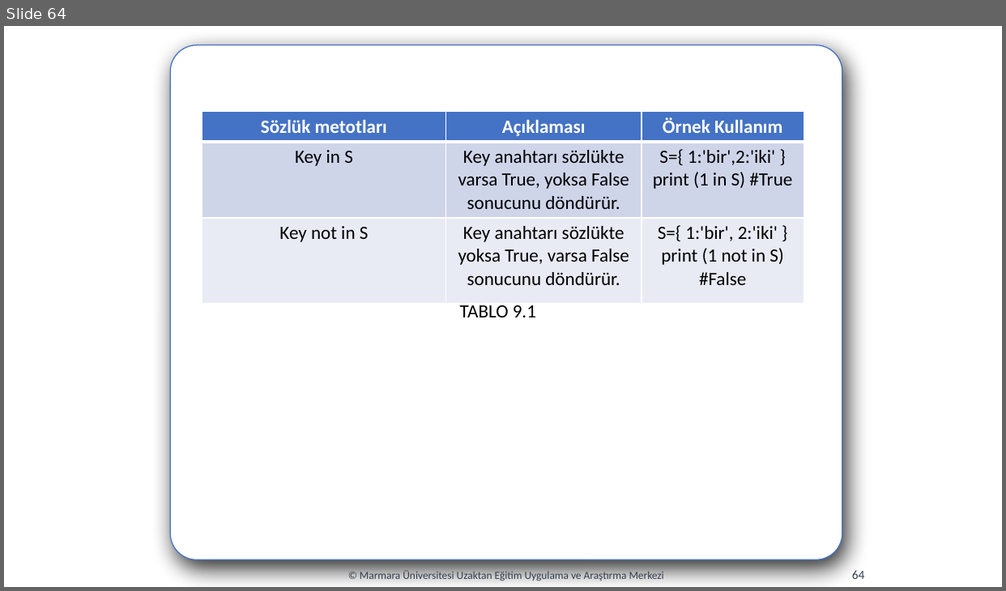
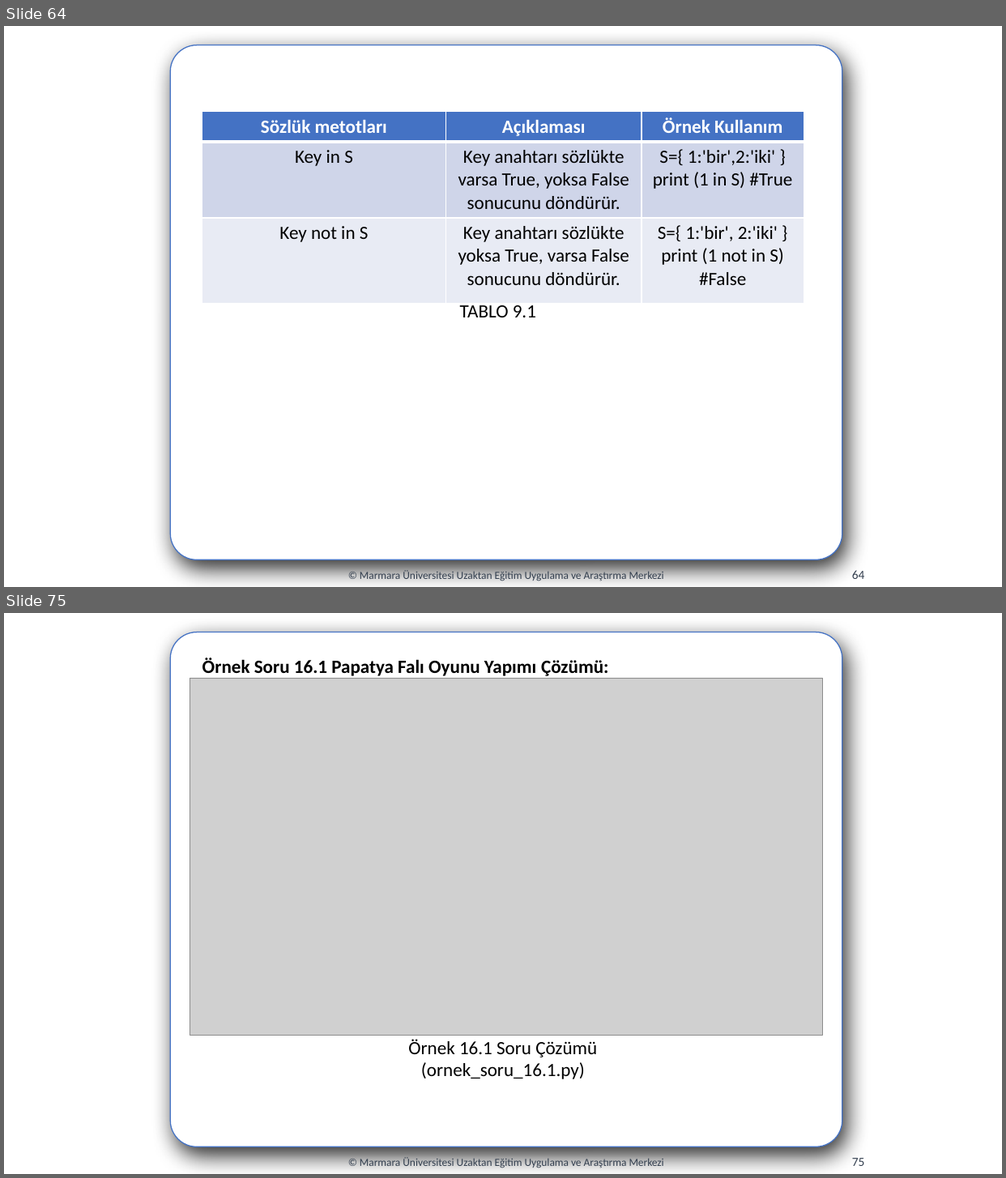
Before and after one commit to codingwithslippers/PythonProject, a slide deck: hafta08/hafta08.pptx. Shown one above the other, each under a label of ours: slide 64 before the commit, slides 64 and 75 after it; the slides between them are not shown. The pictures are 1006x591 and 1006x1178 pixels, drawn with LibreOffice and Linux fonts; fonts in the diff are those of the drawing; grey boxes stand for pictures. Boxes give left, top, right and bottom in pixels: in the first picture for what was removed or moved away, otherwise in the second. Text is boxed around its words. In the diff, an @@ line names an element or a change of style, - is before the commit and + after.

```diff
--- a/hafta08/hafta08.pptx
+++ b/hafta08/hafta08.pptx
@@ slide 75 added at bbox=[4, 613, 1002, 1174], background #FFFFFF @@
@@ rounded rectangle added at bbox=[170, 632, 842, 1148], fill #FFFFFF, outline #4472C4 1 pt @@
@@ text added at bbox=[202, 658, 608, 679], 18 pt, text #000000, bold @@
+Örnek Soru 16.1 Papatya Falı Oyunu Yapımı Çözümü:
@@ picture added at bbox=[190, 678, 823, 1035] @@
@@ text added at bbox=[408, 1039, 597, 1080], 18 pt, text #000000 @@
+Örnek 16.1 Soru Çözümü
+(ornek_soru_16.1.py)
@@ text added at bbox=[360, 1157, 664, 1169], 10.5 pt, text #333F50 @@
+© Marmara Üniversitesi Uzaktan Eğitim Uygulama ve Araştırma Merkezi
@@ page number added at bbox=[852, 1158, 865, 1166], 12 pt, text #333F50 @@
+75
```
Also in this commit, not shown: 13 other slides added, 16 other files.
